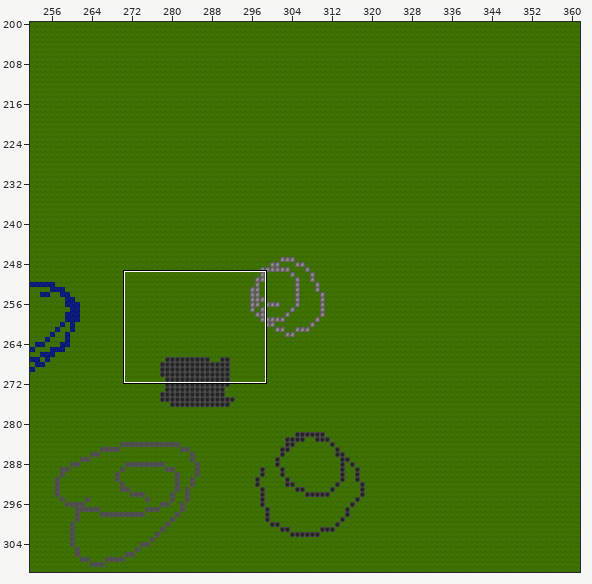
Tiled map -- client/assets/custommaps/default.tmx. The first picture is a wide view before the edit; the outline marks the close-up.
Close-up. The starting point:
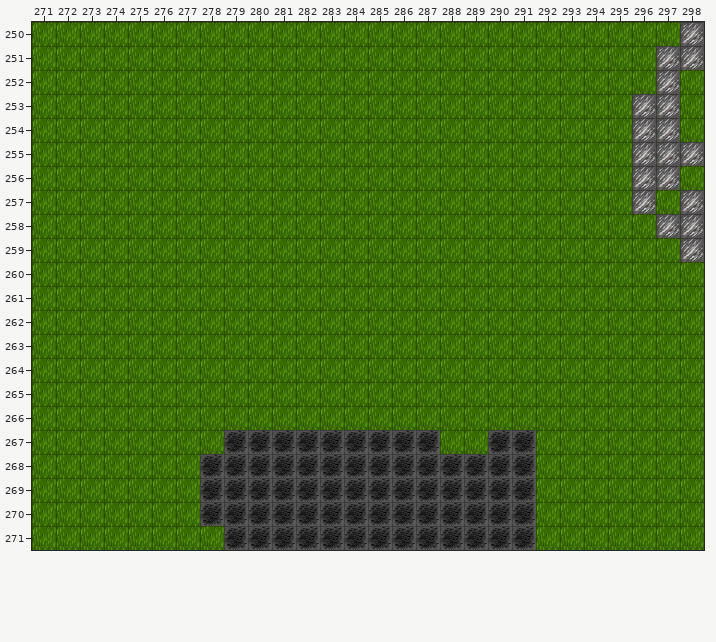
Cells are 40x40 px. Shown: x 271..298, y 250..271. The commit also changed other parts of the map, which this record leaves out.
The same view after the edit:
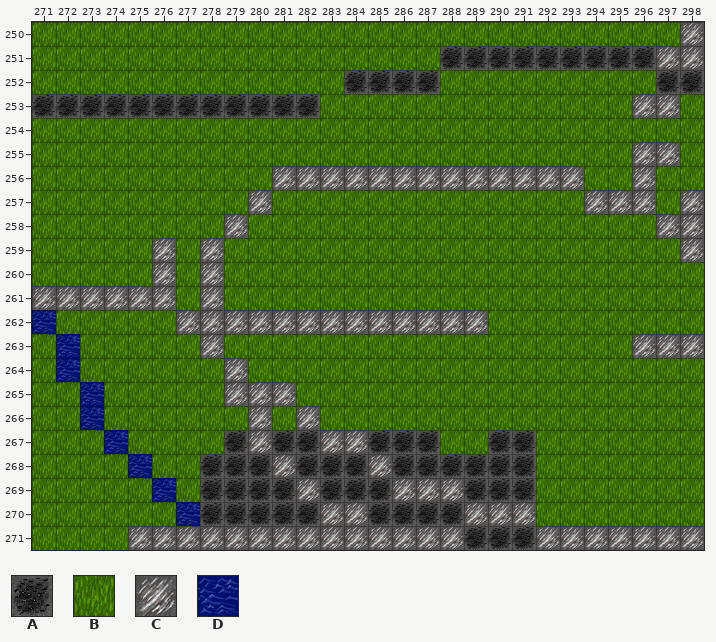
Key: from "tilemap": A 0, B 1, C 2, D 4.
_ is an empty cell, . an unchanged one.
What changed:
--- layer "Ground"
@@ x 271..298 @@
-251 .................BBBBBBBBB..
-252 .............BBBB.........CB
-253 BBBBBBBBBBBB................
-254 .........................CC.
-255 ...........................C
-256 ..........BBBBBBBBBBBBB...C.
-257 .........B.............BB...
-258 ........B...................
-259 .....B.B....................
-260 .....B.B....................
-261 BBBBBB.B....................
-262 B.....BBBBBBBBBBBBB.........
-263 .B.....B.................BBB
-264 .B......B...................
-265 ..B.....BBB.................
-266 ..B......B.B................
-267 ...B.....A..AA..............
-268 ....B.....A...A.............
-269 .....B.....A...AAA..........
-270 ......B.....AA....AAA.......
-271 ....BBBBAAAAAAAAAA...BBBBBBB
+251 .................AAAAAAAAA..
+252 .............AAAA.........AA
+253 AAAAAAAAAAAA................
+254 .........................BB.
+255 ...........................B
+256 ..........CCCCCCCCCCCCC...B.
+257 .........C.............CC...
+258 ........C...................
+259 .....C.C....................
+260 .....C.C....................
+261 CCCCCC.C....................
+262 D.....CCCCCCCCCCCCC.........
+263 .D.....C.................CCC
+264 .D......C...................
+265 ..D.....CCC.................
+266 ..D......C.C................
+267 ...D.....C..CC..............
+268 ....D.....C...C.............
+269 .....D.....C...CCC..........
+270 ......D.....CC....CCC.......
+271 ....CCCCCCCCCCCCCC...CCCCCCC
Pixel boxes of the changes (left, top, right, bottom) in both close-ups:
changed: (344, 46, 704, 94)
changed: (32, 94, 320, 118)
changed: (32, 118, 704, 550)
